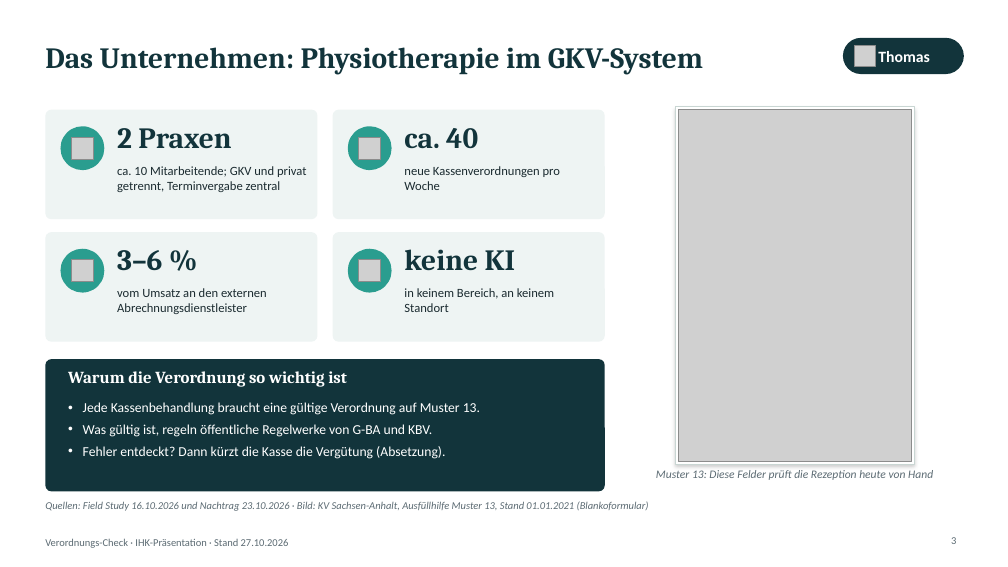
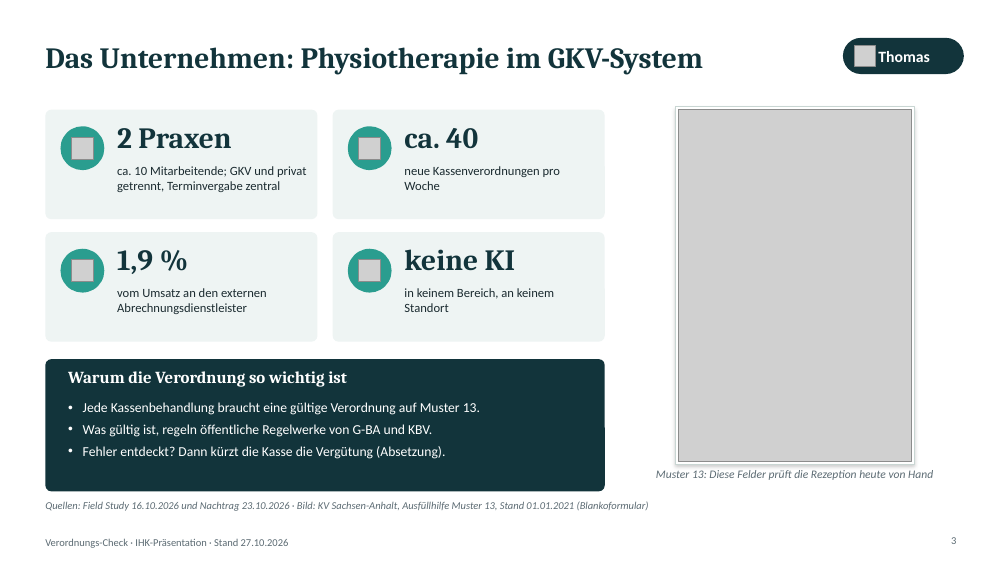
Before and after one commit to DBE-deve/verordnungs-check, a slide deck: slide 3 of docs/praesentation/Verordnungs-Check_IHK_3x15min_2026-10-27.pptx. Drawn at 1008x567 pixels with LibreOffice and Linux fonts; fonts in the diff are those of the drawing; grey boxes stand for pictures. Boxes give left, top, right and bottom in pixels: in the first picture for what was removed or moved away, otherwise in the second. Text is boxed around its words. In the diff, an @@ line names an element or a change of style, - is before the commit and + after.

```diff
--- a/docs/praesentation/Verordnungs-Check_IHK_3x15min_2026-10-27.pptx
+++ b/docs/praesentation/Verordnungs-Check_IHK_3x15min_2026-10-27.pptx
@@ text at box(117, 250, 153, 274): text changed @@
-3–6 %
+1,9 %
```
Also in this commit, not shown: 1 other slide changed, 2 other files.
